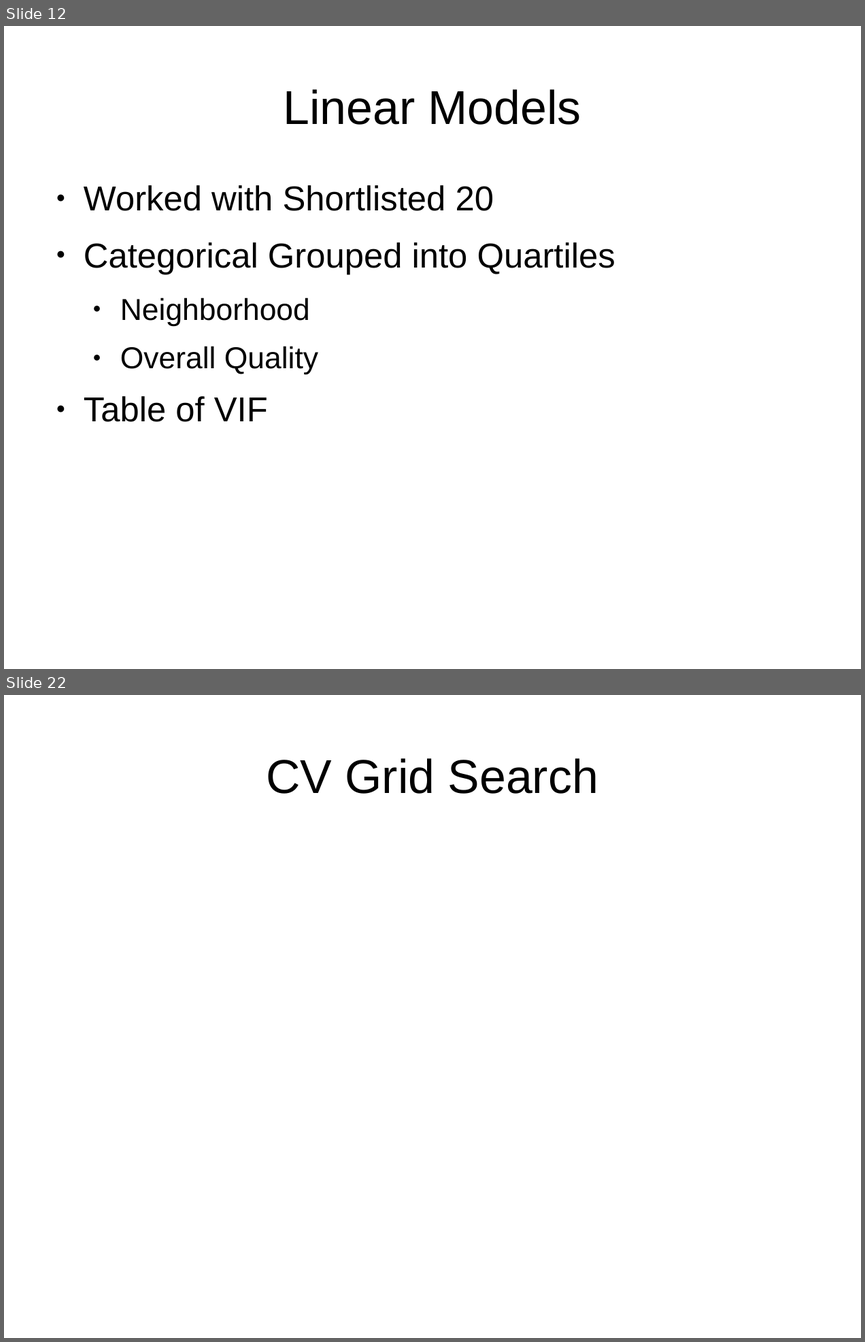
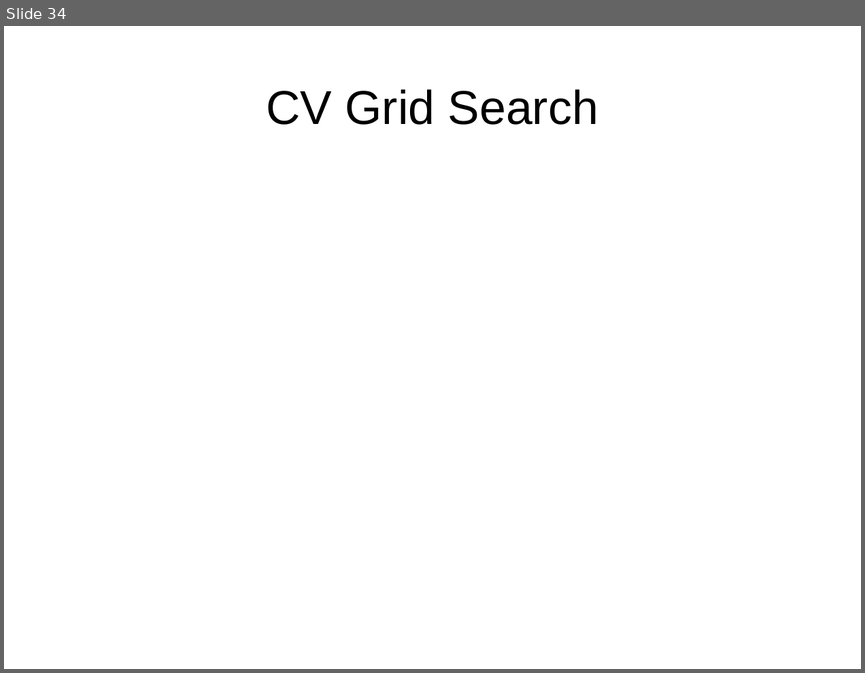
Before and after one commit to chun9men9/WIC_MLProject, a slide deck: Least Squares Presentation.pptx. Shown one above the other, each under a label of ours: slides 12 and 22 before the commit, slide 34 after it; the slides between them are not shown. The pictures are 865x1342 and 865x673 pixels, drawn with LibreOffice and Linux fonts; fonts in the diff are those of the drawing. Boxes give left, top, right and bottom in pixels: in the first picture for what was removed or moved away, otherwise in the second. Text is boxed around its words. In the diff, an @@ line names an element or a change of style, - is before the commit and + after.

Commit message:
new slides

```diff
--- a/Least Squares Presentation.pptx
+++ b/Least Squares Presentation.pptx
@@ slide 12 removed at (4,26,861,669), background #FFFFFF @@
@@ text removed at (283,89,581,125) @@
-Linear Models
@@ text removed at (84,185,615,422) @@
-● Worked with Shortlisted 20
-● Categorical Grouped into Quartiles
-  ● Neighborhood
-  ● Overall Quality
-● Table of VIF
@@ what was slide 22 is now slide 34 @@
```
Also in this commit, not shown: 11 slides changed, 15 slides added, 2 other slides removed.
